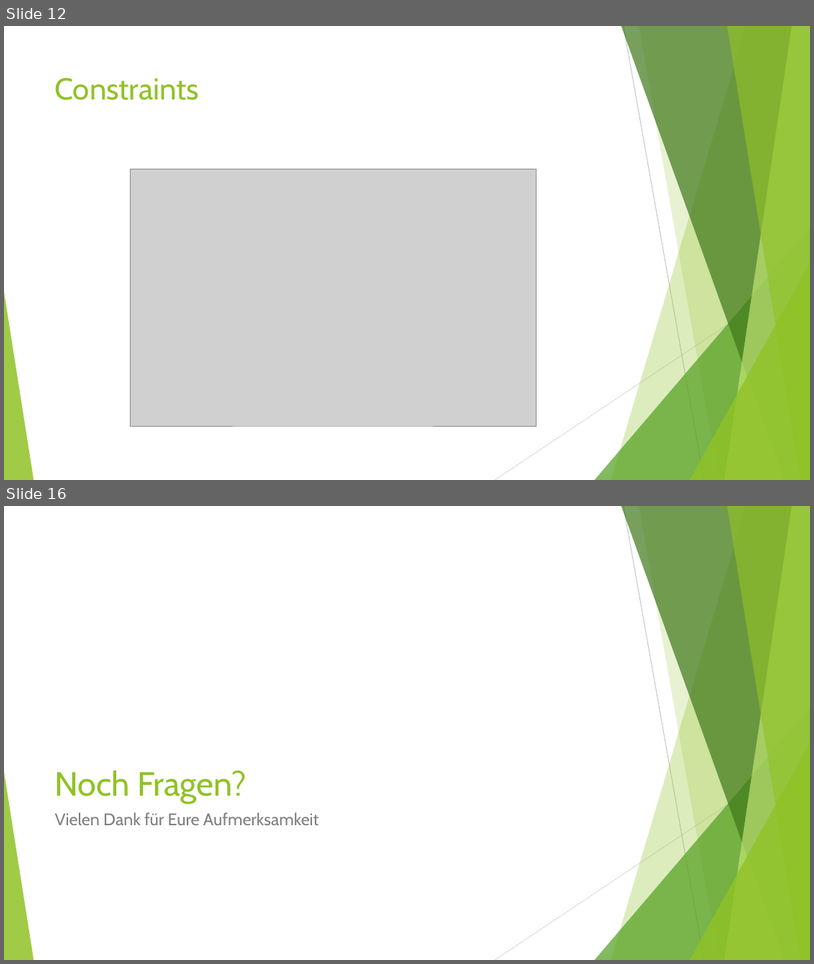
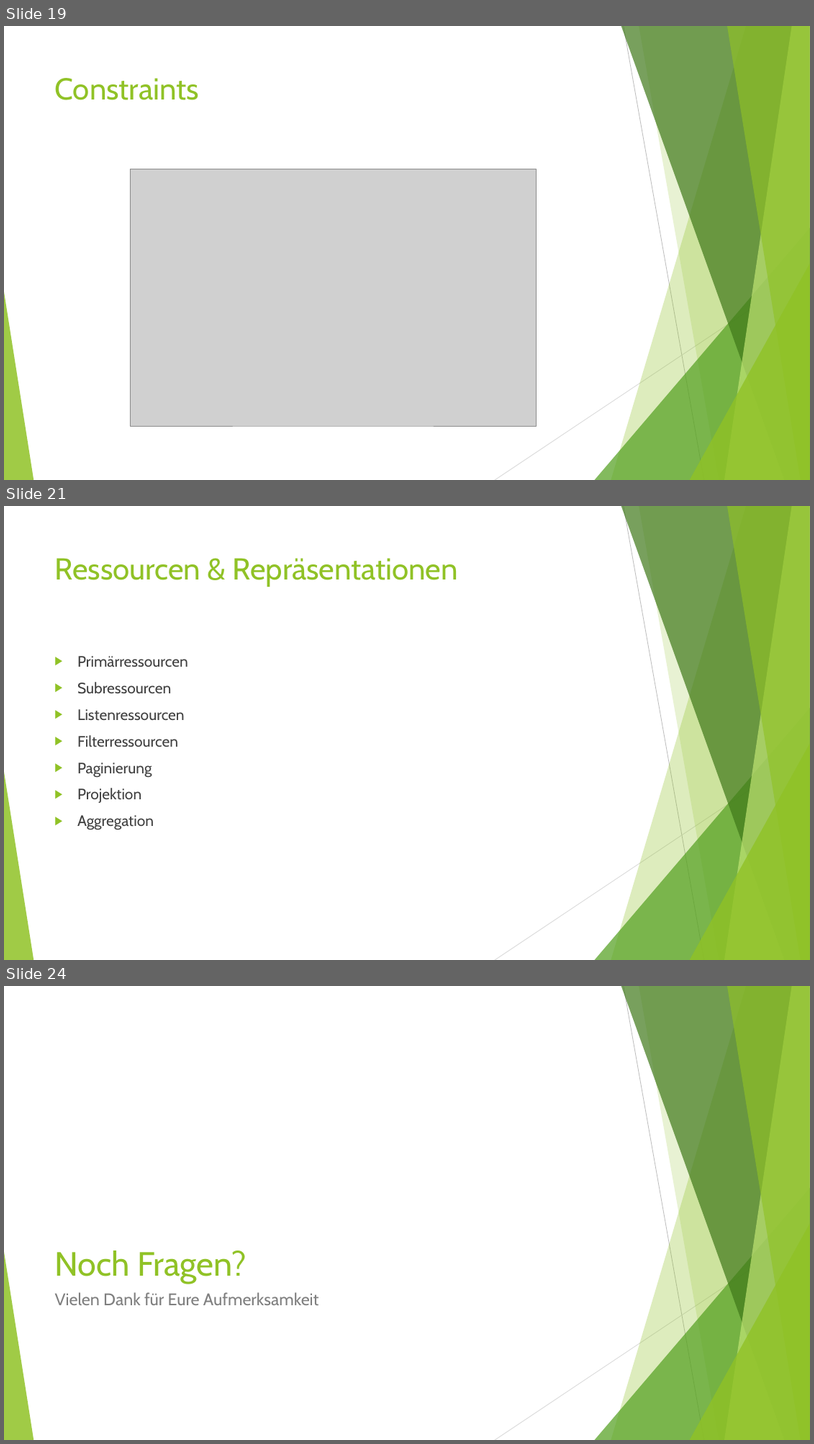
Before and after one commit to Ufo391/KSWE_DOKU, a slide deck: Vortrag/Mobile Anwendungsentwicklung.ppt. Shown one above the other, each under a label of ours: slides 12 and 16 before the commit, slides 19, 21 and 24 after it; the slides between them are not shown. The pictures are 814x964 and 814x1444 pixels, drawn with LibreOffice and Linux fonts; fonts in the diff are those of the drawing; grey boxes stand for pictures. Boxes give left, top, right and bottom in pixels: in the first picture for what was removed or moved away, otherwise in the second. Text is boxed around its words. In the diff, an @@ line names an element or a change of style, - is before the commit and + after.

```diff
--- a/Vortrag/Mobile Anwendungsentwicklung.ppt
+++ b/Vortrag/Mobile Anwendungsentwicklung.ppt
@@ slide 21 added at (x1=4, y1=506, x2=810, y2=960), background #FFFFFF; not listed: 10 template elements that a slide beside it also shows @@
@@ title added at (x1=55, y1=558, x2=458, y2=587), 36 pt, text #90C226 @@
+Ressourcen & Repräsentationen
@@ text added at (x1=77, y1=656, x2=188, y2=830), 18 pt, text #404040 @@
+▶ Primärressourcen
+▶ Subressourcen
+▶ Listenressourcen
+▶ Filterressourcen
+▶ Paginierung
+▶ Projektion
+▶ Aggregation
@@ what was slide 12 is now slide 19 @@
@@ what was slide 16 is now slide 24 @@
```
Also in this commit, not shown: 10 other slides added, 3 slides removed.
